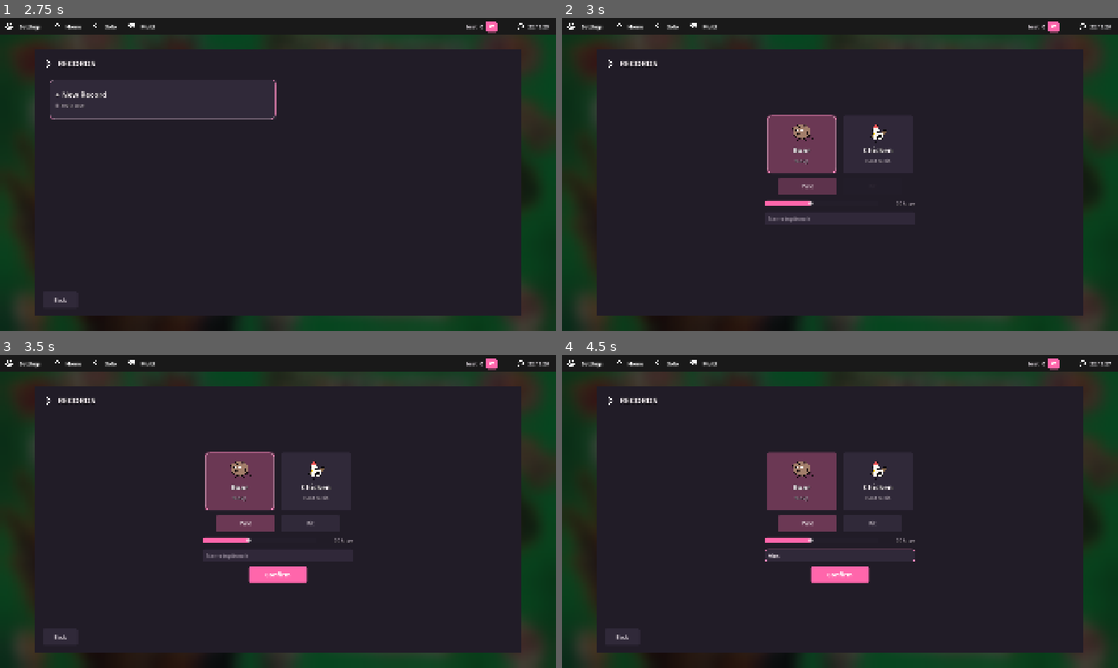
Above: before the commit, frames 1-4 (two rows, left to right).
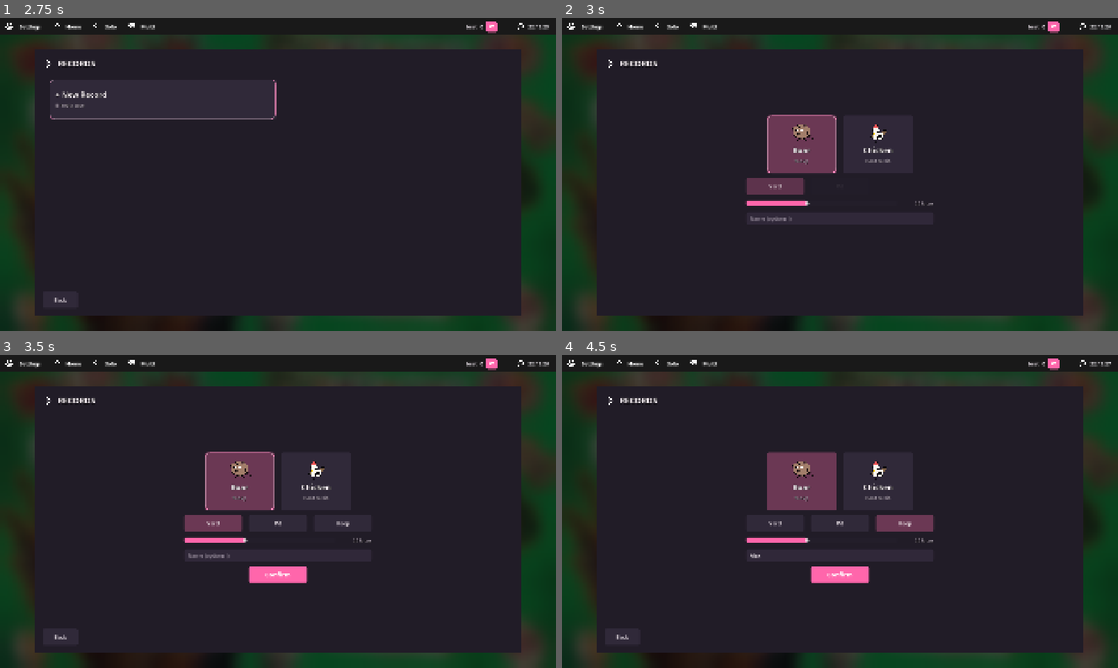
Above: after the commit, the same moments.

Repository: ZhiH2333/WPG
Game: Godot game, scene res://ui/main_menu.tscn
Same seed, same stepped clock (60 frames per second), same inputs: the game is played once before the commit and once after it.
Inputs (mouse positions are in pixels of both pictures, inside the frame that each line leads up to):
- Up to frame 1 (2.75 s): click (278, 202) at 0.5 s; click (278, 202) at 1.25 s; click (239, 183) at 2 s
- Up to frame 2 (3 s): click (723, 99) at 2.75 s
- Up to frame 3 (3.5 s): no input
- Up to frame 4 (4.5 s): click (840, 555) at 3.52 s; type "Alex" at 3.6 s; click (906, 524) at 4.25 s, where only the run after the commit has a clickable "Keep"

Frame 1 is identical in both runs. In frame 2, 0.8% of the frame differs, in the area x 32-67%, y 51-66%; in frame 3, 0.9%; in frame 4, 1.4%.

Commit message:
:sparkles: new map (keep)

Diff:
--- a/data/arena_catalog.gd
+++ b/data/arena_catalog.gd
@@ -27,8 +27,6 @@
 	return _by_id[arena_id] as ArenaDef
 
 func sanitize(requested: String) -> String:
-	if requested != "yard" and requested != "pit":
-		return DEFAULT_ID
 	if get_by_id(StringName(requested)) == null:
 		return DEFAULT_ID
 	return requested
--- a/data/arena_catalog.tres
+++ b/data/arena_catalog.tres
@@ -4,7 +4,8 @@
 [ext_resource type="Script" path="res://data/arena_catalog.gd" id="1_script"]
 [ext_resource type="Resource" path="res://data/arenas/yard.tres" id="2_yard"]
 [ext_resource type="Resource" path="res://data/arenas/pit.tres" id="3_pit"]
+[ext_resource type="Resource" path="res://data/arenas/keep.tres" id="4_keep"]
 
 [resource]
 script = ExtResource("1_script")
-entries = Array[ExtResource("1_def")]([ExtResource("2_yard"), ExtResource("3_pit")])
+entries = Array[ExtResource("1_def")]([ExtResource("2_yard"), ExtResource("3_pit"), ExtResource("4_keep")])
--- /dev/null
+++ b/data/arenas/keep.tres
@@ -0,0 +1,12 @@
+[gd_resource type="Resource" script_class="ArenaDef" format=3]
+
+[ext_resource type="Script" path="res://data/arena_def.gd" id="1_script"]
+[ext_resource type="PackedScene" path="res://maps/keep_layout.tscn" id="2_layout"]
+
+[resource]
+script = ExtResource("1_script")
+id = &"keep"
+display_name = "Keep"
+layout_scene = ExtResource("2_layout")
+tile_color = Color(0.15, 0.19, 0.17, 1)
+grout_color = Color(0.08, 0.11, 0.1, 1)
--- /dev/null
+++ b/maps/keep_layout.tscn
@@ -0,0 +1,21 @@
+[gd_scene load_steps=2 format=3]
+
+[ext_resource type="PackedScene" path="res://maps/arena_block.tscn" id="1_block"]
+
+[node name="KeepLayout" type="Node2D"]
+
+[node name="WallNorthL" parent="." instance=ExtResource("1_block")]
+position = Vector2(-200, -120)
+block_size = Vector2(240, 48)
+
+[node name="WallNorthR" parent="." instance=ExtResource("1_block")]
+position = Vector2(200, -120)
+block_size = Vector2(240, 48)
+
+[node name="BunkerSW" parent="." instance=ExtResource("1_block")]
+position = Vector2(-200, 120)
+block_size = Vector2(48, 160)
+
+[node name="BunkerSE" parent="." instance=ExtResource("1_block")]
+position = Vector2(200, 120)
+block_size = Vector2(48, 160)
--- a/ui/game_launch.gd
+++ b/ui/game_launch.gd
@@ -9,6 +9,7 @@
 const NET_PORT: int = 17777
 const NET_PROTOCOL: int = 2
 const DEFAULT_JOIN_ADDRESS := "127.0.0.1"
+const ARENA_CATALOG: ArenaCatalog = preload("res://data/arena_catalog.tres")
 
 static var _mode: Mode = Mode.INFINITE
 static var _active_record_id: String = ""
@@ -85,6 +86,4 @@
 	return "boar"
 
 static func _sanitize_arena_id(requested: String) -> String:
-	if requested == "pit":
-		return "pit"
-	return "yard"
+	return ARENA_CATALOG.sanitize(requested)
--- a/ui/game_record.gd
+++ b/ui/game_record.gd
@@ -5,6 +5,7 @@
 const MAX_HISTORY: int = 10
 const CHARACTER_BOAR := "boar"
 const CHARACTER_CHICKEN := "chicken"
+const ARENA_CATALOG: ArenaCatalog = preload("res://data/arena_catalog.tres")
 
 var id: String = ""
 var name: String = ""
@@ -75,9 +76,7 @@
 	return CHARACTER_BOAR
 
 static func _sanitize_arena_id(value: String) -> String:
-	if value == "pit":
-		return "pit"
-	return "yard"
+	return ARENA_CATALOG.sanitize(value)
 
 static func _sanitize_outcome(value: String) -> String:
 	if value == "dead" or value == "cleared" or value == "quit":
--- a/ui/game_records.gd
+++ b/ui/game_records.gd
@@ -150,9 +150,7 @@
 	return "boar"
 
 static func _arena_id_for_write(requested: String) -> String:
-	if requested == "pit":
-		return "pit"
-	return "yard"
+	return GameRecord._sanitize_arena_id(requested)
 
 static func _resolve_name(name: String, character_id: String, loop_goal: int) -> String:
 	if not name.strip_edges().is_empty():
--- a/ui/lan_overlay.gd
+++ b/ui/lan_overlay.gd
@@ -41,6 +41,7 @@
 @onready var _host_chicken: Button = $Center/Panel/Column/Content/HostRoot/Center/Column/Characters/Chicken
 @onready var _host_yard: Button = $Center/Panel/Column/Content/HostRoot/Center/Column/Arenas/Yard
 @onready var _host_pit: Button = $Center/Panel/Column/Content/HostRoot/Center/Column/Arenas/Pit
+@onready var _host_keep: Button = $Center/Panel/Column/Content/HostRoot/Center/Column/Arenas/Keep
 @onready var _loop_slider: HSlider = $Center/Panel/Column/Content/HostRoot/Center/Column/LoopRow/Slider
 @onready var _loop_label: Label = $Center/Panel/Column/Content/HostRoot/Center/Column/LoopRow/LoopLabel
 @onready var _start_button: Button = $Center/Panel/Column/Content/HostRoot/Center/Column/Start
@@ -68,6 +69,7 @@
 	_host_chicken.pressed.connect(func() -> void: _select_character(CHAR_CHICKEN))
 	_host_yard.pressed.connect(func() -> void: _select_arena("yard"))
 	_host_pit.pressed.connect(func() -> void: _select_arena("pit"))
+	_host_keep.pressed.connect(func() -> void: _select_arena("keep"))
 	_join_boar.pressed.connect(func() -> void: _select_character(CHAR_BOAR))
 	_join_chicken.pressed.connect(func() -> void: _select_character(CHAR_CHICKEN))
 	_loop_slider.value_changed.connect(_on_loop_changed)
@@ -438,6 +440,7 @@
 	_selected_arena_id = GameLaunch._sanitize_arena_id(arena_id)
 	_host_yard.button_pressed = _selected_arena_id == "yard"
 	_host_pit.button_pressed = _selected_arena_id == "pit"
+	_host_keep.button_pressed = _selected_arena_id == "keep"
 	if _handshake_ok and _guest_id != 0:
 		rpc_arena.rpc_id(_guest_id, _selected_arena_id)
 
@@ -468,8 +471,10 @@
 	_host_chicken.focus_mode = Control.FOCUS_NONE if locked else Control.FOCUS_ALL
 	_host_yard.disabled = locked
 	_host_pit.disabled = locked
+	_host_keep.disabled = locked
 	_host_yard.focus_mode = Control.FOCUS_NONE if locked else Control.FOCUS_ALL
 	_host_pit.focus_mode = Control.FOCUS_NONE if locked else Control.FOCUS_ALL
+	_host_keep.focus_mode = Control.FOCUS_NONE if locked else Control.FOCUS_ALL
 	_loop_slider.editable = not locked
 	_record_hint.visible = locked
 	if not locked:
--- a/ui/lan_overlay.tscn
+++ b/ui/lan_overlay.tscn
@@ -371,6 +371,16 @@
 mouse_filter = 0
 theme_type_variation = &"OfferButton"
 text = "Pit"
+
+[node name="Keep" type="Button" parent="Center/Panel/Column/Content/HostRoot/Center/Column/Arenas"]
+custom_minimum_size = Vector2(200, 56)
+layout_mode = 2
+toggle_mode = true
+action_mode = 0
+button_group = SubResource("group_host_arena")
+mouse_filter = 0
+theme_type_variation = &"OfferButton"
+text = "Keep"
 
 [node name="LoopRow" type="HBoxContainer" parent="Center/Panel/Column/Content/HostRoot/Center/Column"]
 layout_mode = 2
--- a/ui/record_selector.gd
+++ b/ui/record_selector.gd
@@ -30,6 +30,7 @@
 @onready var _chicken_button: Button = $Center/Panel/Column/Content/EditorRoot/Center/Column/Characters/Chicken
 @onready var _yard_button: Button = $Center/Panel/Column/Content/EditorRoot/Center/Column/Arenas/Yard
 @onready var _pit_button: Button = $Center/Panel/Column/Content/EditorRoot/Center/Column/Arenas/Pit
+@onready var _keep_button: Button = $Center/Panel/Column/Content/EditorRoot/Center/Column/Arenas/Keep
 @onready var _loop_slider: HSlider = $Center/Panel/Column/Content/EditorRoot/Center/Column/LoopRow/Slider
 @onready var _loop_label: Label = $Center/Panel/Column/Content/EditorRoot/Center/Column/LoopRow/LoopLabel
 @onready var _name_edit: LineEdit = $Center/Panel/Column/Content/EditorRoot/Center/Column/NameEdit
@@ -49,6 +50,7 @@
 	_chicken_button.pressed.connect(_on_chicken_pressed)
 	_yard_button.pressed.connect(_on_yard_pressed)
 	_pit_button.pressed.connect(_on_pit_pressed)
+	_keep_button.pressed.connect(_on_keep_pressed)
 	_loop_slider.value_changed.connect(_on_loop_changed)
 	_confirm_button.pressed.connect(_on_confirm_pressed)
 	_delete_yes.pressed.connect(_on_delete_yes_pressed)
@@ -178,6 +180,9 @@
 func _on_pit_pressed() -> void:
 	_select_arena("pit")
 
+func _on_keep_pressed() -> void:
+	_select_arena("keep")
+
 func _on_loop_changed(_value: float) -> void:
 	_refresh_loop_label()
 
@@ -205,7 +210,7 @@
 	_delete_root.visible = false
 	_editor_root.visible = true
 	_reset_editor()
-	_play_card_enter([_boar_button, _chicken_button, _yard_button, _pit_button, _confirm_button, _back_button])
+	_play_card_enter([_boar_button, _chicken_button, _yard_button, _pit_button, _keep_button, _confirm_button, _back_button])
 	_boar_button.grab_focus()
 
 func _show_list_nodes() -> void:
@@ -233,6 +238,7 @@
 	_selected_arena_id = GameLaunch._sanitize_arena_id(arena_id)
 	_yard_button.set_pressed_no_signal(_selected_arena_id == "yard")
 	_pit_button.set_pressed_no_signal(_selected_arena_id == "pit")
+	_keep_button.set_pressed_no_signal(_selected_arena_id == "keep")
 
 func _refresh_loop_label() -> void:
 	_loop_label.text = RecordCard.format_loop_badge(maxi(roundi(_loop_slider.value), 0))
--- a/ui/record_selector.tscn
+++ b/ui/record_selector.tscn
@@ -295,6 +295,16 @@
 mouse_filter = 0
 theme_type_variation = &"OfferButton"
 text = "Pit"
+
+[node name="Keep" type="Button" parent="Center/Panel/Column/Content/EditorRoot/Center/Column/Arenas"]
+custom_minimum_size = Vector2(200, 56)
+layout_mode = 2
+toggle_mode = true
+action_mode = 0
+button_group = SubResource("group_arena")
+mouse_filter = 0
+theme_type_variation = &"OfferButton"
+text = "Keep"
 
 [node name="LoopRow" type="HBoxContainer" parent="Center/Panel/Column/Content/EditorRoot/Center/Column"]
 layout_mode = 2
Not shown, changed: README.md
